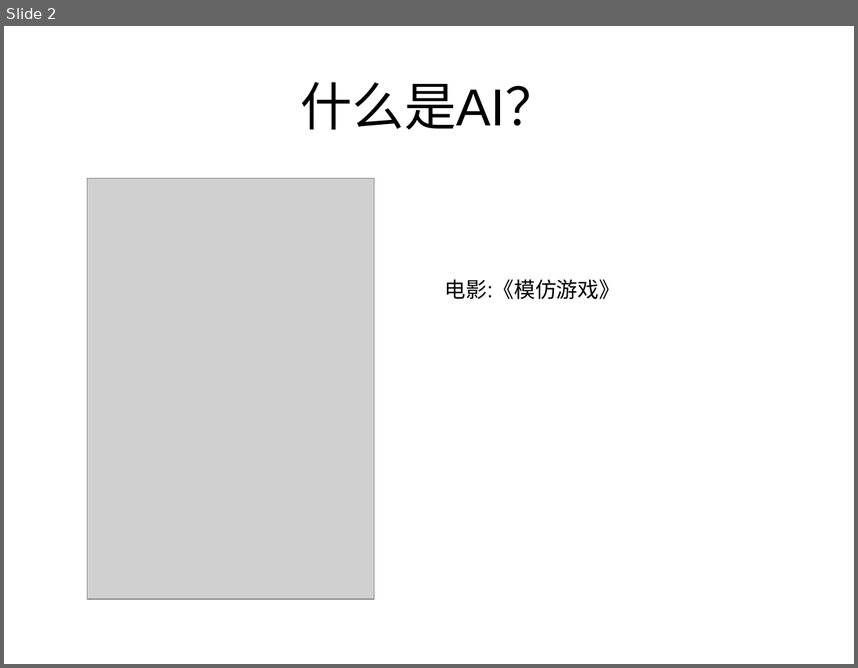
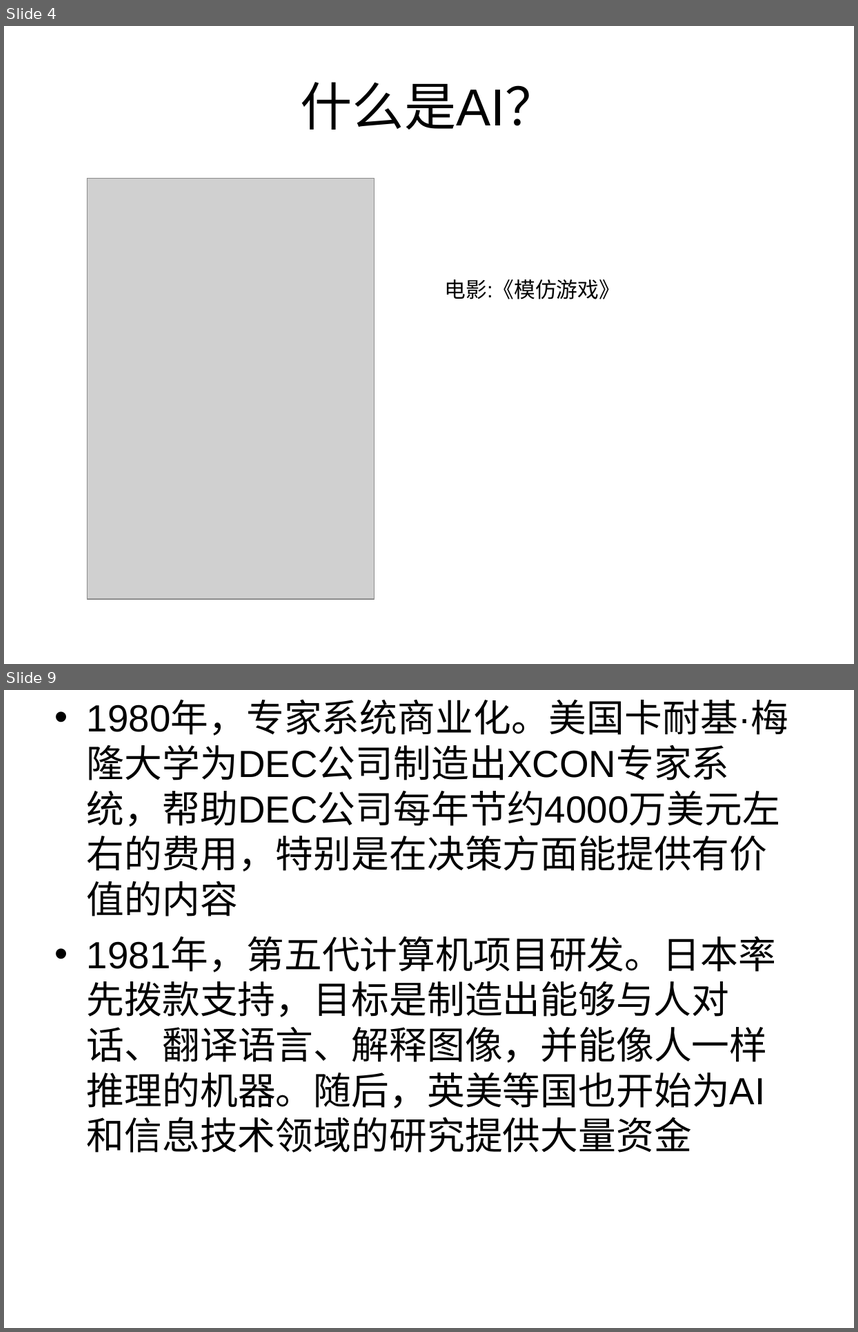
Before and after one commit to zhijie-ai/RL, a slide deck: rl-rec-practice/topk/code/AI的过去现在及未来.ppt. Shown one above the other, each under a label of ours: slide 2 before the commit, slides 4 and 9 after it; the slides between them are not shown. The pictures are 858x668 and 858x1332 pixels, drawn with LibreOffice and Linux fonts; fonts in the diff are those of the drawing; grey boxes stand for pictures. Boxes give left, top, right and bottom in pixels: in the first picture for what was removed or moved away, otherwise in the second. Text is boxed around its words. In the diff, an @@ line names an element or a change of style, - is before the commit and + after.

```diff
--- a/rl-rec-practice/topk/code/AI的过去现在及未来.ppt
+++ b/rl-rec-practice/topk/code/AI的过去现在及未来.ppt
@@ slide 9 added at (4,690,854,1328), background #FFFFFF @@
@@ text added at (87,702,789,1108), 32 pt, text #000000 @@
+• 1980年，专家系统商业化。美国卡耐基·梅隆大学为DEC公司制造出XCON专家系统，帮助DEC公司每年节约4000万美元左右的费用，特别是在决策方面能提供有价值的内容
+• 1981年，第五代计算机项目研发。日本率先拨款支持，目标是制造出能够与人对话、翻译语言、解释图像，并能像人一样推理的机器。随后，英美等国也开始为AI和信息技术领域的研究提供大量资金
@@ what was slide 2 is now slide 4 @@
```
Also in this commit, not shown: 12 other slides added, 1 slide removed.
